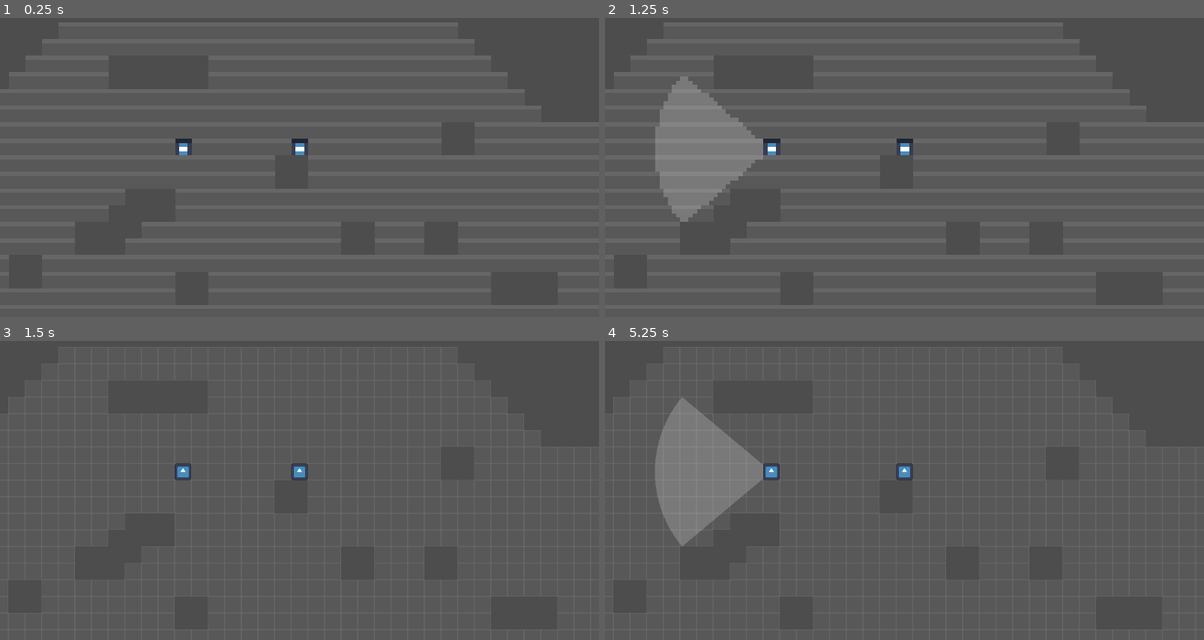
Above: before the commit, frames 1-4 (two rows, left to right).
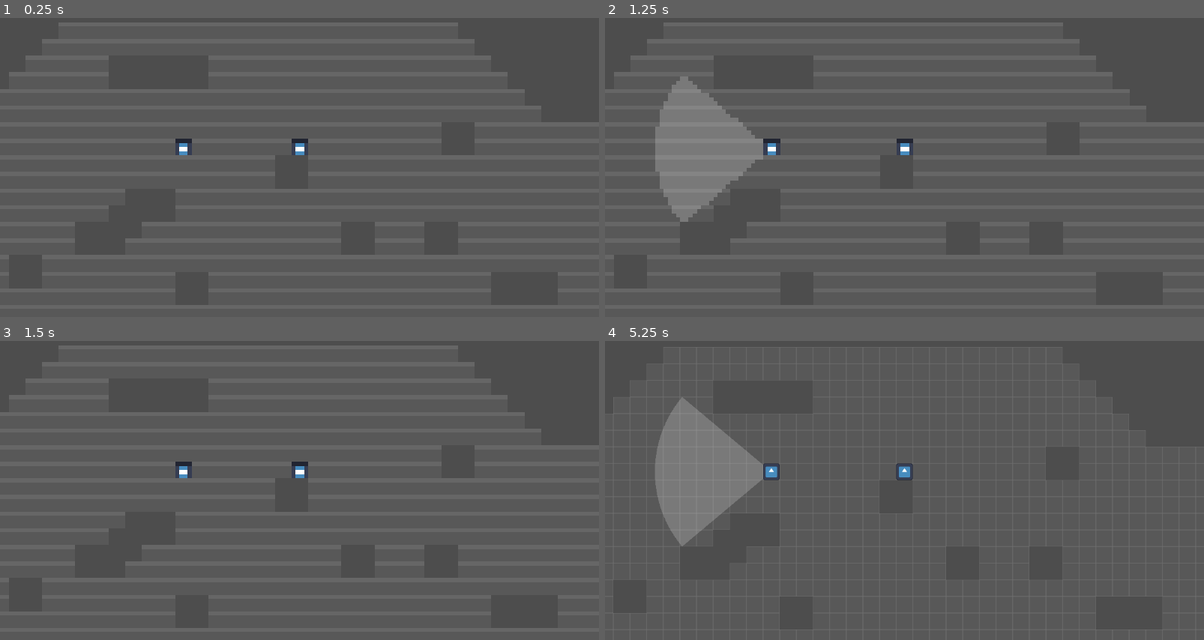
Above: after the commit, the same moments.

Repository: nexcoyocoatl/Projeto_Die_Hard
Game: Godot game, scene res://game.tscn
Two runs of this game, one before a commit and one after it. Both use one fixed random seed, a clock stepped at 60 frames per second and the inputs below. The engine's default icon, where the game draws it, is replaced by a stand-in: a white triangle on a blue panel in a dark square.
Inputs:
- Up to frame 1 (0.25 s): no input
- Up to frame 2 (1.25 s): tap Enter at 0.5 s; hold Right (player_move_right) from 0.53 s (still down)
- Up to frame 3 (1.5 s): tap R (reset) at 1.25 s; release Right (player_move_right) at 1.28 s; hold Down (player_move_down) from 1.28 s (still down)
- Up to frame 4 (5.25 s): tap R (reset) at 2, 2.75, 3.5, 4.15, 4.25 s; release Down (player_move_down) at 2.03 s; hold Right (player_move_right) 2.03-2.78 s; hold Up (player_move_up) 2.78-3.53 s; hold Left (player_move_left) 3.53-5.03 s; hold Down (player_move_down) from 5.03 s (still down)

Frames 1-2 are identical in both runs. In frame 3, 1.1% of the frame differs, in the area x 0-100%, y 1-97%; in frame 4, nothing differs.

Commit message:
arrumado bug de travar movimento ao resetar level

Diff:
--- a/main.gd
+++ b/main.gd
@@ -27,7 +27,8 @@
 			if Input.is_action_pressed("reset"):
 				call_deferred("goto_scene", "res://level.tscn")
 				world_moving = false
-				resume_processing()
+				return
+
 			if (pause_time):
 				resume_processing() # Despausa em cada botão pressionado, caso necessário
 
